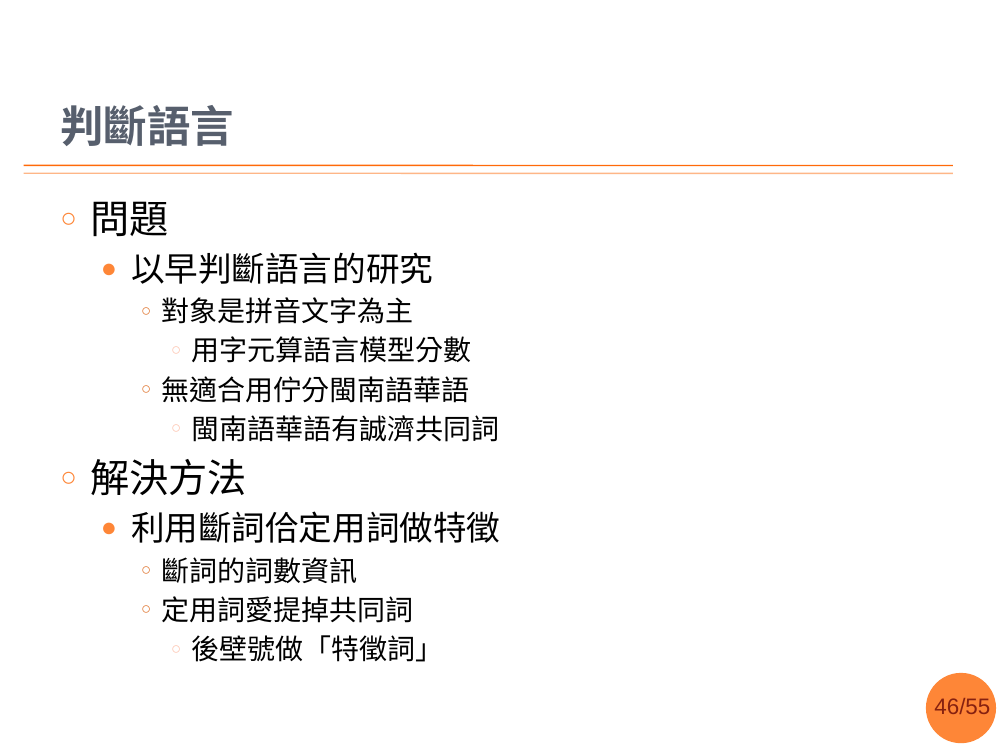
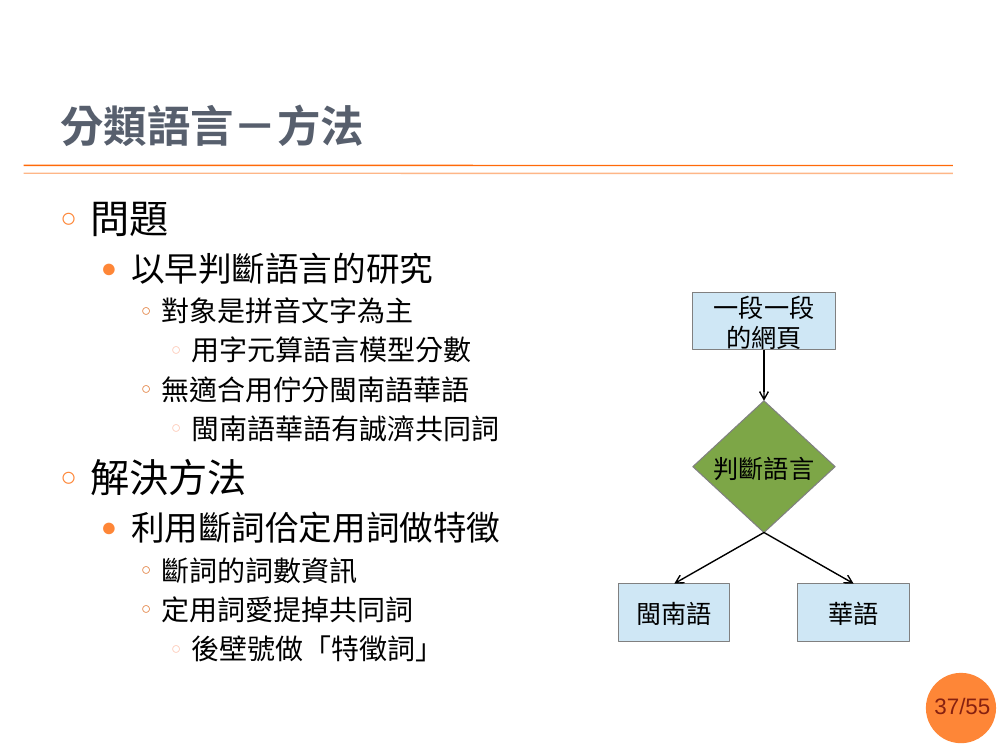
Before and after one commit to sih4sing5hong5/po3-ko3_tau5-iann2-phinn3, a slide deck: slide 37 of 翻譯報告.pptx (slide 46 before the commit). Drawn at 1008x756 pixels with LibreOffice and Linux fonts; fonts in the diff are those of the drawing; background and template pictures are left out. Boxes give left, top, right and bottom in pixels: in the first picture for what was removed or moved away, otherwise in the second. Text is boxed around its words. In the diff, an @@ line names an element or a change of style, - is before the commit and + after.

Commit message:
照張俊盛老師講的，共問題佮方法分出來 丞宏

```diff
--- a/翻譯報告.pptx
+++ b/翻譯報告.pptx
@@ title at [60,105,364,146]: text changed @@
-判斷語言
+分類語言－方法
@@ group added at [619,292,909,641]: 3 rectangles, 3 arrows, 1 diamond @@
+判斷語言
+一段一段
+的網頁
+閩南語
+華語
@@ page number at [934,698,990,714]: text changed @@
-46/55
+37/55
```
Also in this commit, not shown: 11 other slides changed, 7 slides added.
